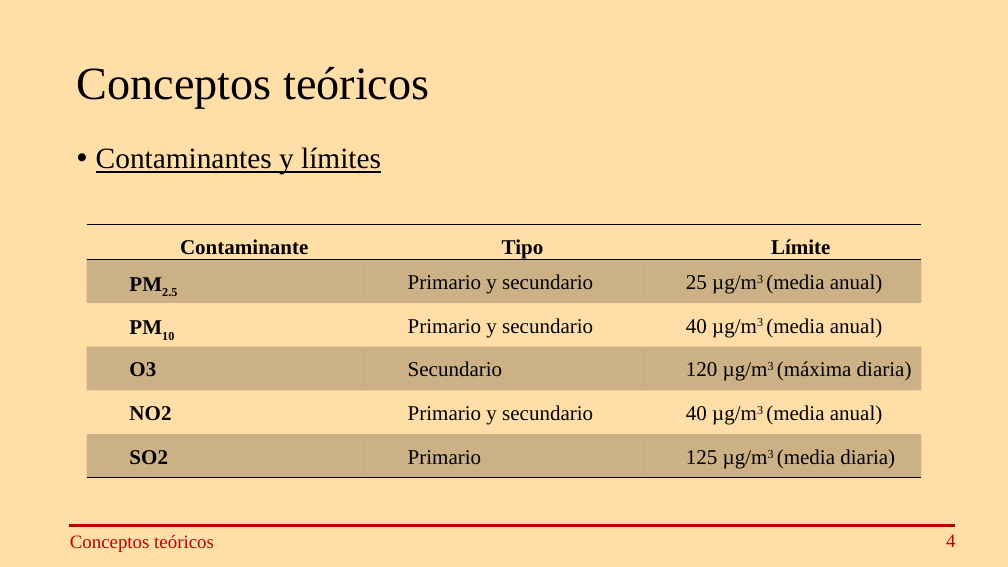
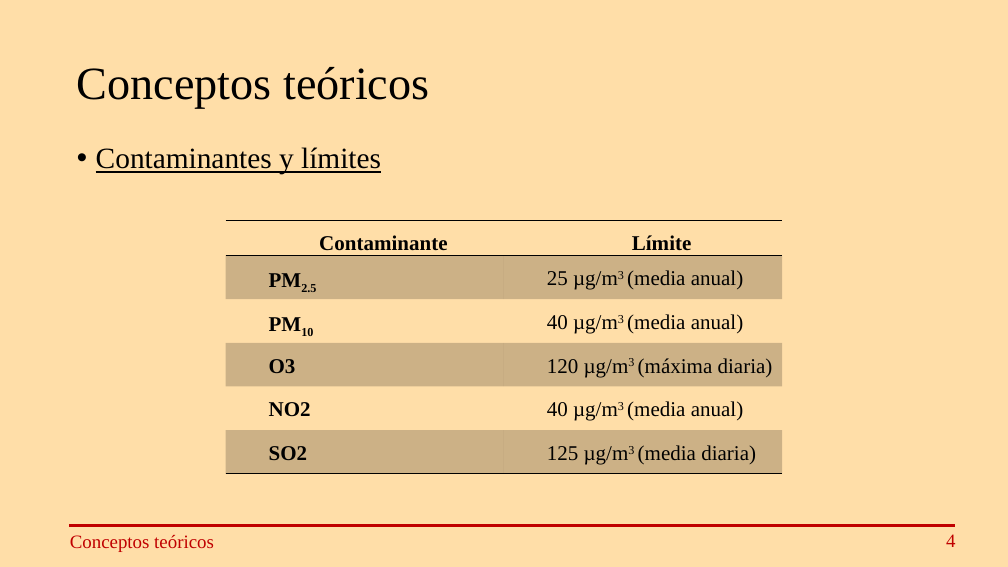
Before and after one commit to IsmaelMira/TFG, a slide deck: slide 6 of PresentacionTFG.pptx. Drawn at 1008x567 pixels with LibreOffice and Linux fonts; fonts in the diff are those of the drawing. Boxes give left, top, right and bottom in pixels: in the first picture for what was removed or moved away, otherwise in the second. Text is boxed around its words. In the diff, an @@ line names an element or a change of style, - is before the commit and + after.

```diff
--- a/PresentacionTFG.pptx
+++ b/PresentacionTFG.pptx
@@ table at [226, 220, 783, 473] @@
-column 2: Tipo | Primario y secundario | Primario y secundario | Secundario | Primario y secundario | Primario
@@ table: place and size @@
-table at [87, 225, 922, 477]
+table at [226, 220, 783, 473]
```
Also in this commit, not shown: 1 slide removed, 3 other files.
